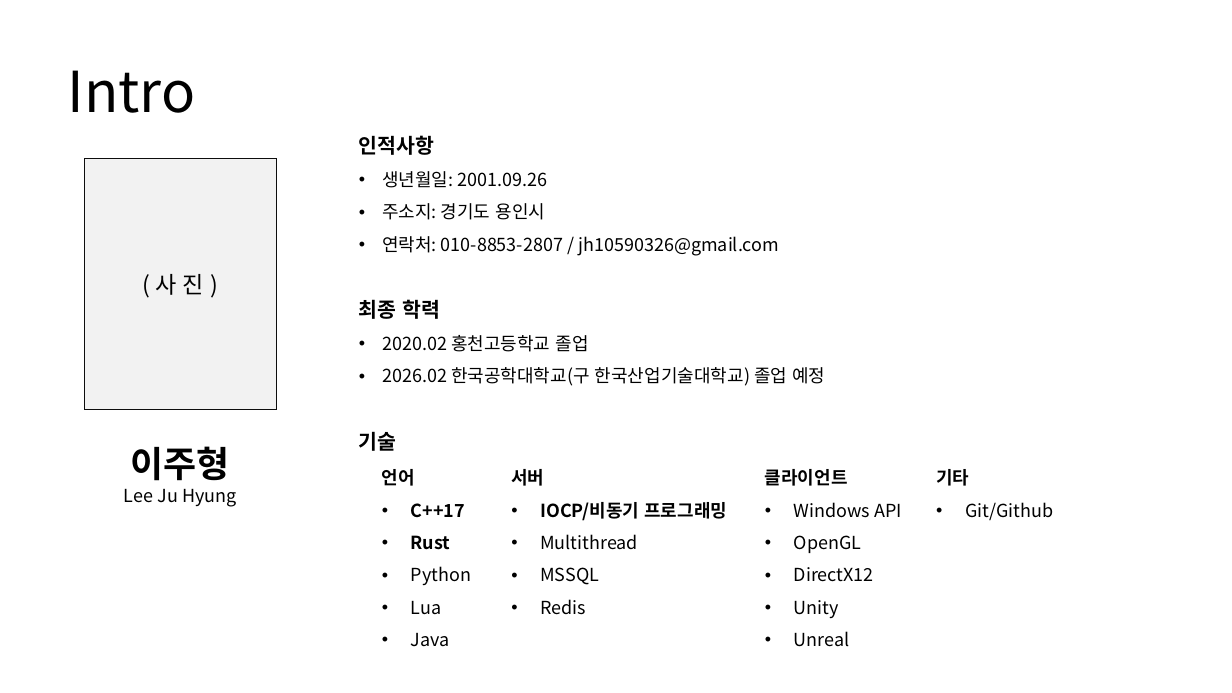
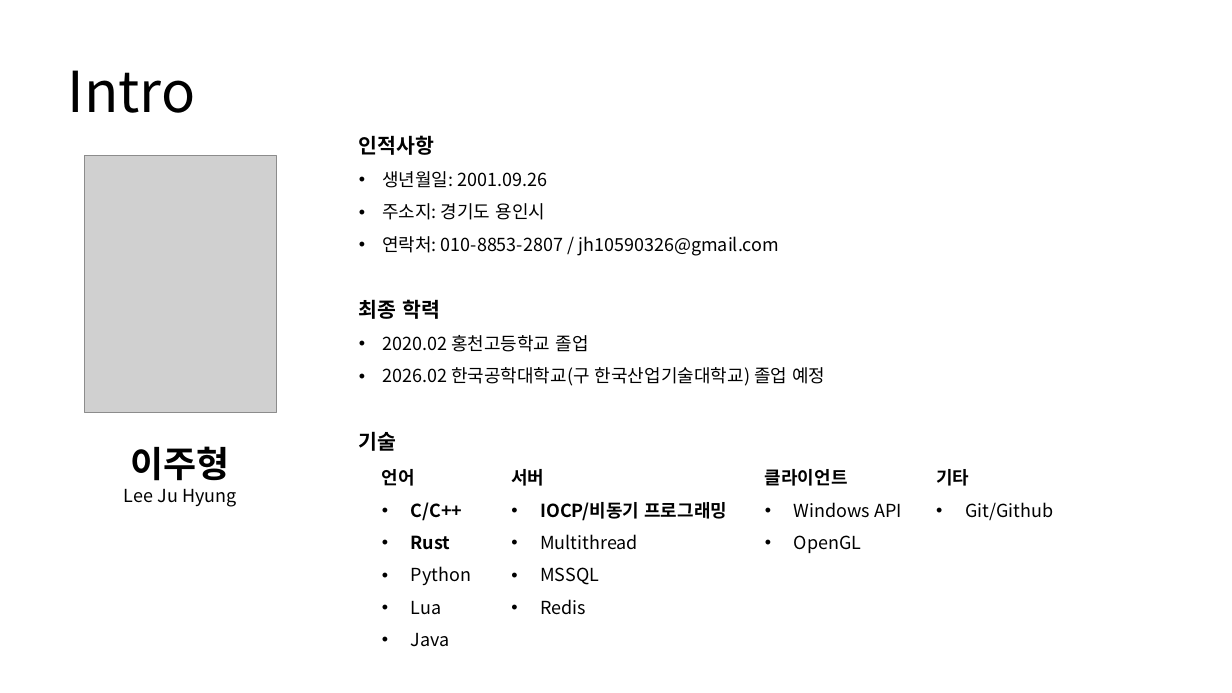
Before and after one commit to HK416/capstone_project, a slide deck: slide 1 of documents/포트폴리오/2020180028_이주형.pptx. Drawn at 1232x693 pixels with LibreOffice and Linux fonts; fonts in the diff are those of the drawing; grey boxes stand for pictures. Boxes give left, top, right and bottom in pixels: in the first picture for what was removed or moved away, otherwise in the second. Text is boxed around its words. In the diff, an @@ line names an element or a change of style, - is before the commit and + after.

```diff
--- a/documents/포트폴리오/2020180028_이주형.pptx
+++ b/documents/포트폴리오/2020180028_이주형.pptx
@@ rectangle removed at <box>85,159,276,410</box> @@
-( 사 진 )
@@ picture added at <box>85,156,276,413</box> @@
@@ text at <box>411,502,463,521</box>: text changed @@
-• C++17
+• C/C++
@@ text at <box>794,567,874,647</box>: paragraphs removed @@
-• DirectX12
-• Unity
-• Unreal
```
Also in this commit, not shown: 7 other slides changed, 5 slides added, 1 slide removed.
